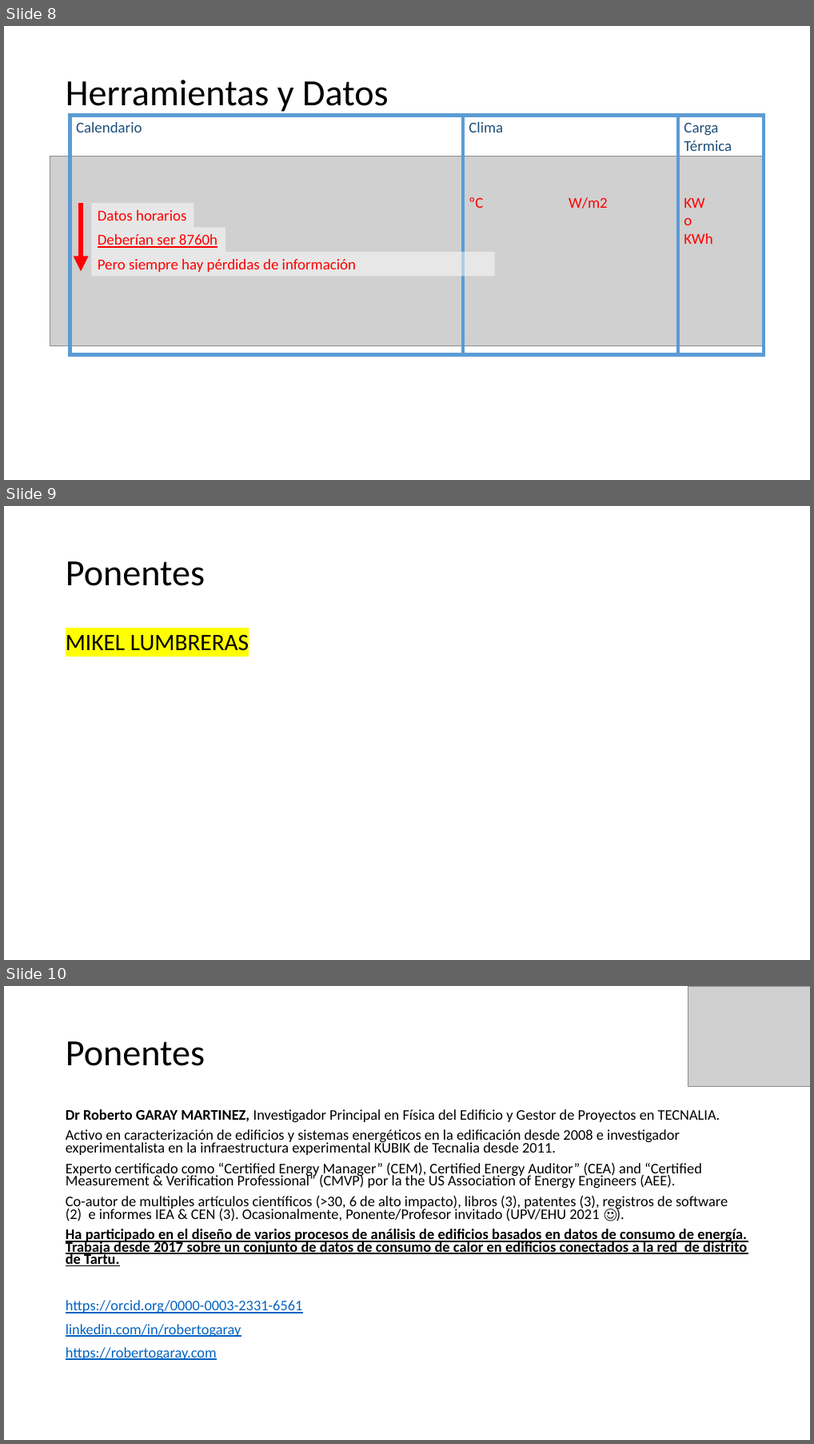
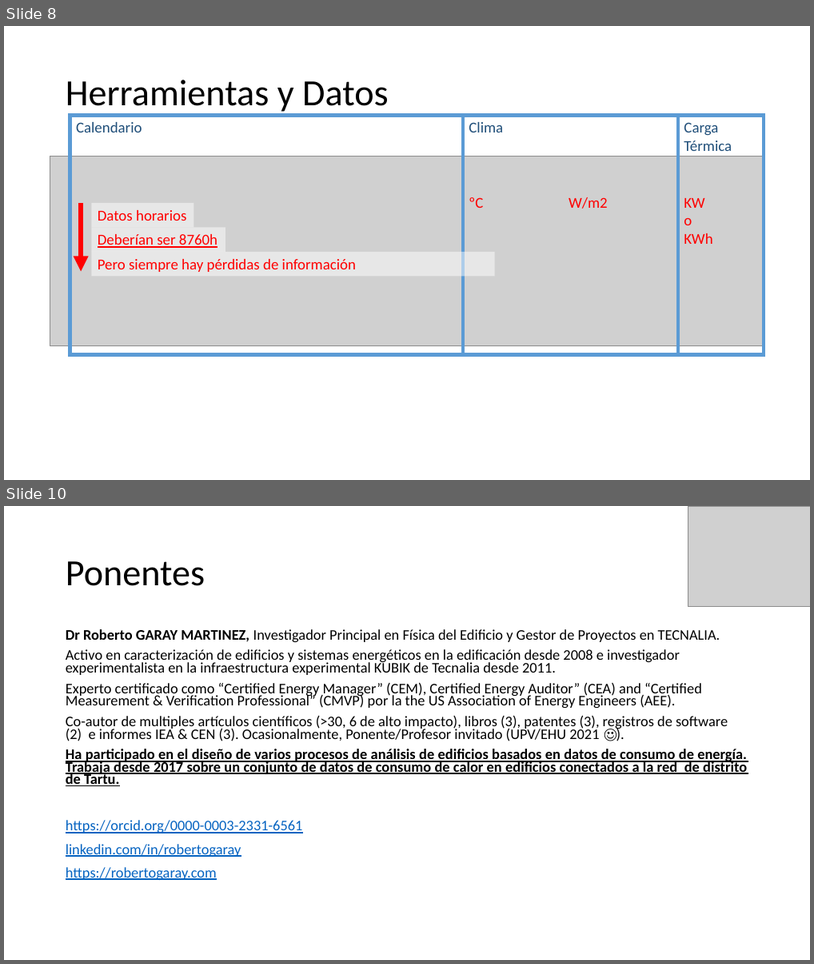
Before and after one commit to robgaray/EESIA_Consumo_Analisis_Datos_2021, a slide deck: 1_Presentaciones/Sesion_1_Teoria.pptx. Shown one above the other, each under a label of ours: slides 8, 9 and 10 before the commit, slides 8 and 10 after it; the slides between them are not shown. The pictures are 814x1444 and 814x964 pixels, drawn with LibreOffice and Linux fonts; fonts in the diff are those of the drawing; grey boxes stand for pictures; background and template pictures are left out. Boxes give left, top, right and bottom in pixels: in the first picture for what was removed or moved away, otherwise in the second. Text is boxed around its words. In the diff, an @@ line names an element or a change of style, - is before the commit and + after.

```diff
--- a/1_Presentaciones/Sesion_1_Teoria.pptx
+++ b/1_Presentaciones/Sesion_1_Teoria.pptx
@@ slide 9 removed at [4, 506, 810, 960], background #FFFFFF @@
@@ title removed at [66, 561, 205, 586] @@
-Ponentes
@@ text removed at [66, 635, 249, 651] @@
-MIKEL LUMBRERAS
```
Also in this commit, not shown: 1 slide added, 2 other files.
